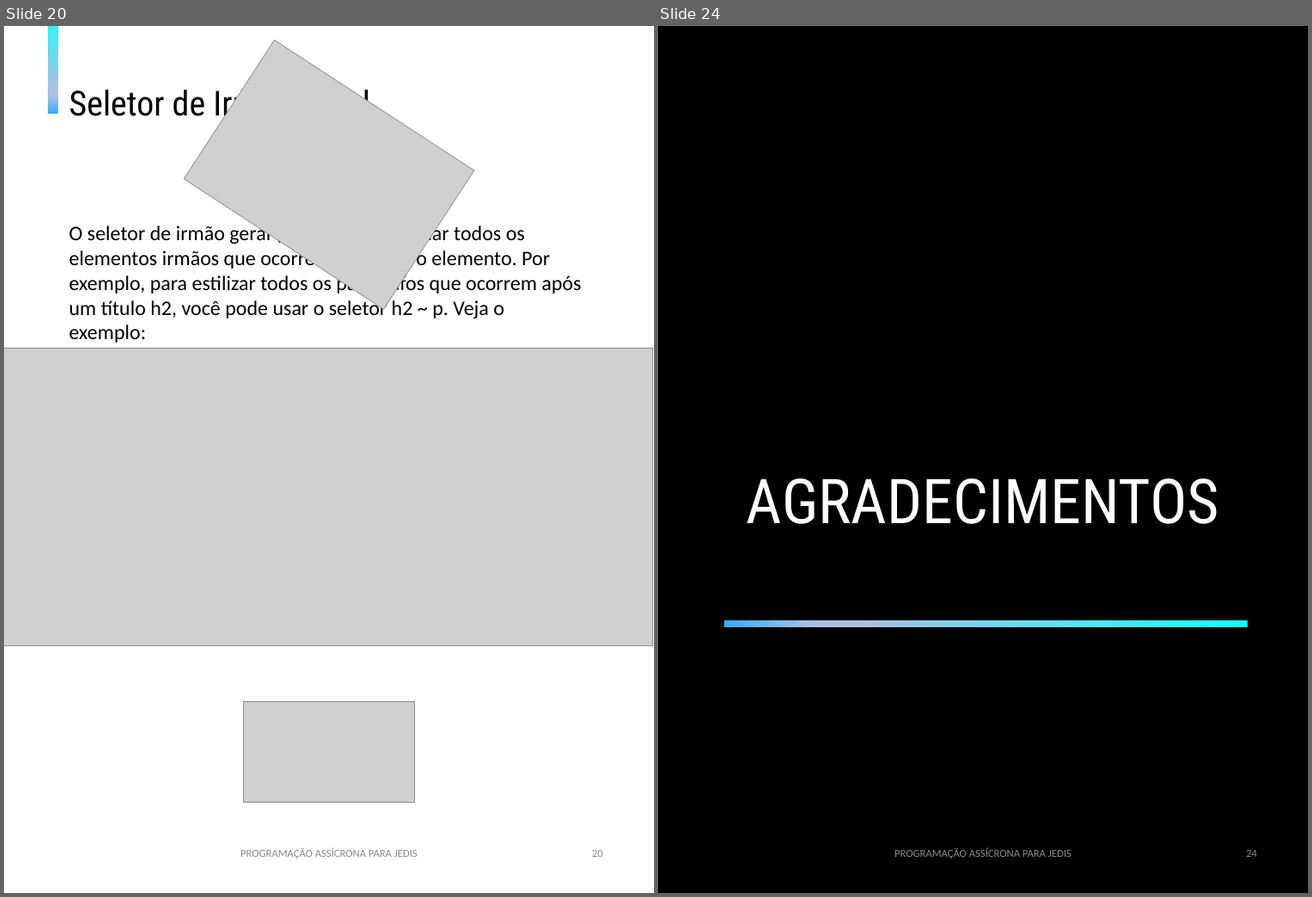
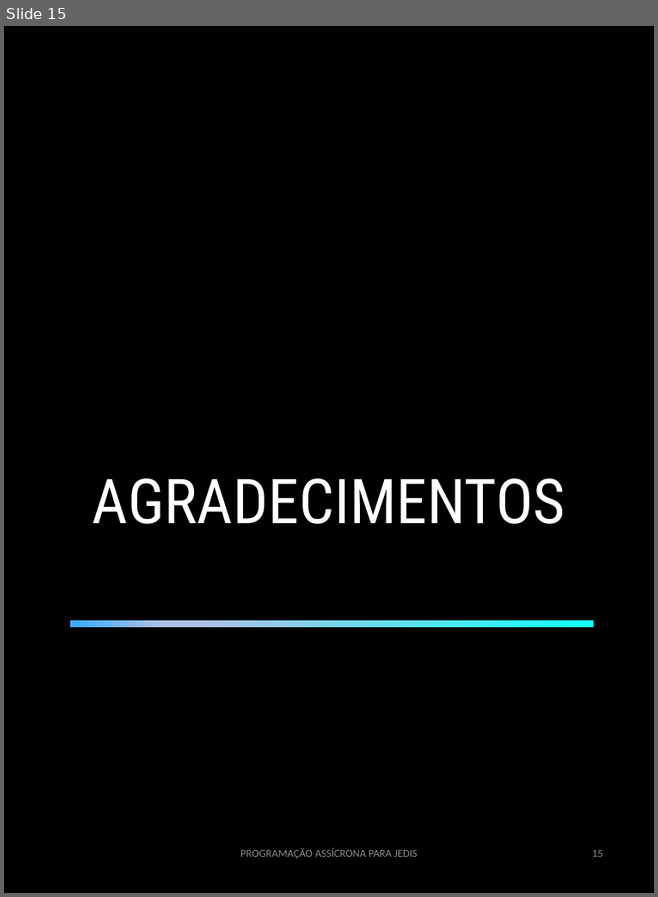
Before and after one commit to BrunoHCS/prompts-create-a-ebook, a slide deck: output/ebook - template.odp. Shown side by side, each under a label of ours: slides 20 and 24 before the commit, slide 15 after it; the slides between them are not shown. The pictures are 1312x897 and 658x897 pixels, drawn with LibreOffice and Linux fonts; fonts in the diff are those of the drawing; grey boxes stand for pictures. Boxes give left, top, right and bottom in pixels: in the first picture for what was removed or moved away, otherwise in the second. Text is boxed around its words. In the diff, an @@ line names an element or a change of style, - is before the commit and + after.

```diff
--- a/output/ebook - template.odp
+++ b/output/ebook - template.odp
@@ slide 20 removed at (4, 26, 654, 893), background #FFFFFF @@
@@ rectangle removed at (48, 26, 58, 114) @@
@@ picture removed at (184, 40, 474, 309) @@
@@ text removed at (69, 84, 370, 125) @@
-Seletor de Irmão Geral
@@ text removed at (69, 223, 581, 342) @@
-O seletor de irmão geral () permite selecionar todos os elementos irmãos que ocorrem após outro elemento. Por exemplo, para estilizar todos os parágrafos que ocorrem após um título h2, você pode usar o seletor h2 ~ p. Veja o exemplo:
@@ picture removed at (4, 348, 653, 645) @@
@@ picture removed at (244, 702, 415, 802) @@
@@ text removed at (240, 847, 418, 858) @@
-PROGRAMAÇÃO ASSÍCRONA PARA JEDIS
@@ page number removed at (592, 850, 603, 857) @@
-20
@@ what was slide 24 is now slide 15 @@
@@ page number at (592, 850, 603, 857): text changed @@
-24
+15
```
Also in this commit, not shown: 5 slides changed, 9 slides added, 17 other slides removed, 2 other files.
